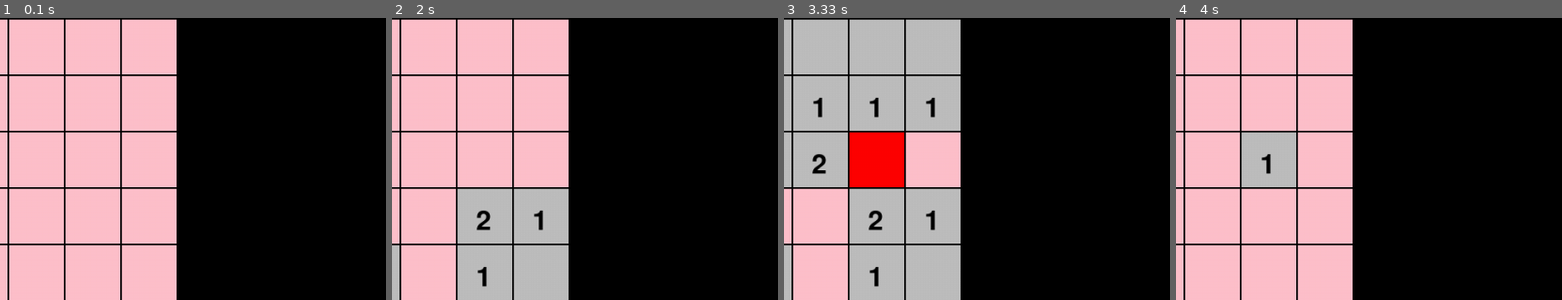
Above: before the commit, frames 1-4 (left to right).
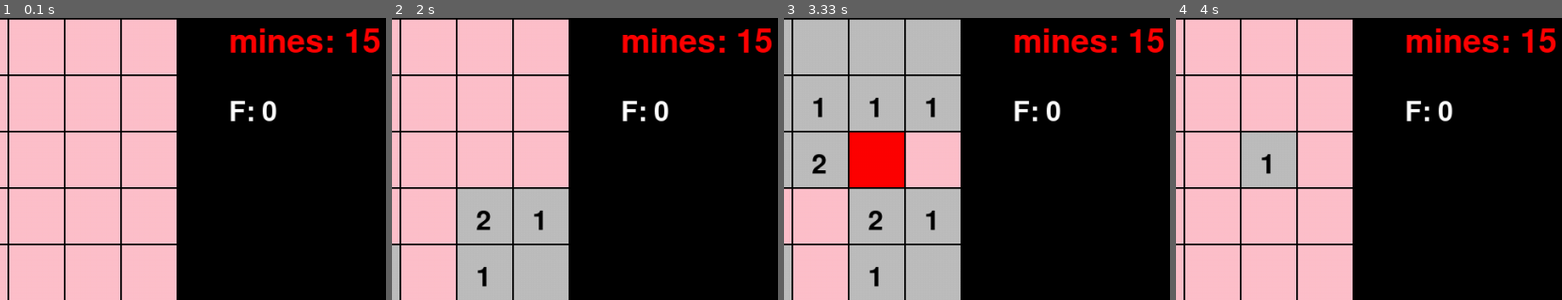
Above: after the commit, the same moments.

Repository: kristaps-m/Minesweeper_Python_ConsoleApp
Game: pygame game, started from pygame_main.py
Two runs of this game, one before a commit and one after it. Both use one fixed random seed, a clock stepped at 60 frames per second and the inputs below.
Inputs (mouse positions are % of the whole screen's width and height, from its top left):
- Up to frame 1 (0.1 s): no input
- Up to frame 2 (2 s): press the mouse at (26, 95) at 0.37 s; move the mouse to (23, 65) at 0.47 s; release the mouse at (21, 35) at 0.6 s; press the mouse at (26, 95) at 0.7 s; move the mouse to (26, 54) at 0.8 s; release the mouse at (26, 13) at 0.93 s; click (83, 51) at 1.05 s; press the mouse at (4, 15) at 1.37 s; move the mouse to (17, 49) at 1.47 s; release the mouse at (31, 82) at 1.6 s; click (72, 44) at 1.72 s
- Up to frame 3 (3.33 s): click (29, 50) at 2.05 s; press the mouse at (4, 95) at 2.37 s; move the mouse to (27, 54) at 2.47 s; release the mouse at (50, 13) at 2.6 s; press the mouse at (4, 95) at 2.7 s; move the mouse to (34, 58) at 2.8 s; release the mouse at (65, 22) at 2.93 s; press the mouse at (26, 95) at 3.03 s; move the mouse to (24, 55) at 3.13 s; release the mouse at (22, 15) at 3.27 s
- Up to frame 4 (4 s): press the mouse at (11, 75) at 3.37 s; move the mouse to (47, 67) at 3.47 s; release the mouse at (84, 58) at 3.6 s; press the mouse at (18, 35) at 3.7 s; move the mouse to (39, 28) at 3.8 s; release the mouse at (61, 22) at 3.93 s
The pictures show only the part of the screen within x 50-100%, y 0-50%; the shares and areas given below are measured in that part.

The runs differ from the first frame. In frame 1, 2.0% of the frame differs, in the area x 59-99%, y 3-37%; in frame 2, 2.0%; in frame 3, 2.0%; in frame 4, 2.0%.

Commit message:
show TOTAL_MINES_COUNT, show flaged cells count

Diff:
--- a/pygame_main.py
+++ b/pygame_main.py
@@ -4,6 +4,12 @@
 # pygame setup is inside py_game_help.py file
 
 new_game_button = pygame.Rect(W+50,H/2,200,80)
+flaged_cells_counter = 0
+
+def render_text(font_size, text, color, x, y):
+    the_font = pygame.font.SysFont(None, font_size)
+    img = the_font.render(text, True, color)
+    screen.blit(img, (x, y))
 
 while running:
     # poll for events
@@ -25,8 +31,10 @@
                                 break
                         elif event.button == RIGHT and not f_col.isOpen and f_col.isFlaged:
                             f_col.isFlaged = False
+                            flaged_cells_counter -= 1
                         elif event.button == RIGHT and not f_col.isOpen:
                             f_col.isFlaged = True
+                            flaged_cells_counter += 1
 
 
             if new_game_button.collidepoint(mouse_pos):
@@ -37,7 +45,8 @@
                 m = Minesweeper(ROWS, COLS, NUMBER_OF_MINES, game_field, IS_GAME_OVER)
                 m.add_mines_to_game_field()
                 m.add_big_numbers_near_mines()
-                print(f"{IS_GAME_OVER}")
+                flaged_cells_counter = 0
+                # ~ print(f"{IS_GAME_OVER}")
 
     # fill the screen with a color to wipe away anything from last frame
     screen.fill("black")
@@ -51,6 +60,10 @@
     pygame.draw.rect(screen, "yellow", new_game_button)
     img = new_game_font.render("New Game", True, "brown")
     screen.blit(img, (W+65,H/2 + 25))
+
+    render_text(50, "F: " + str(flaged_cells_counter), "white", W+65, 100)
+
+    render_text(60, f"mines: {NUMBER_OF_MINES}", "red",W+65, 10)
 
     if IS_GAME_OVER:
         img = game_over_font.render(" GAME OVER!! ", True, "red")
